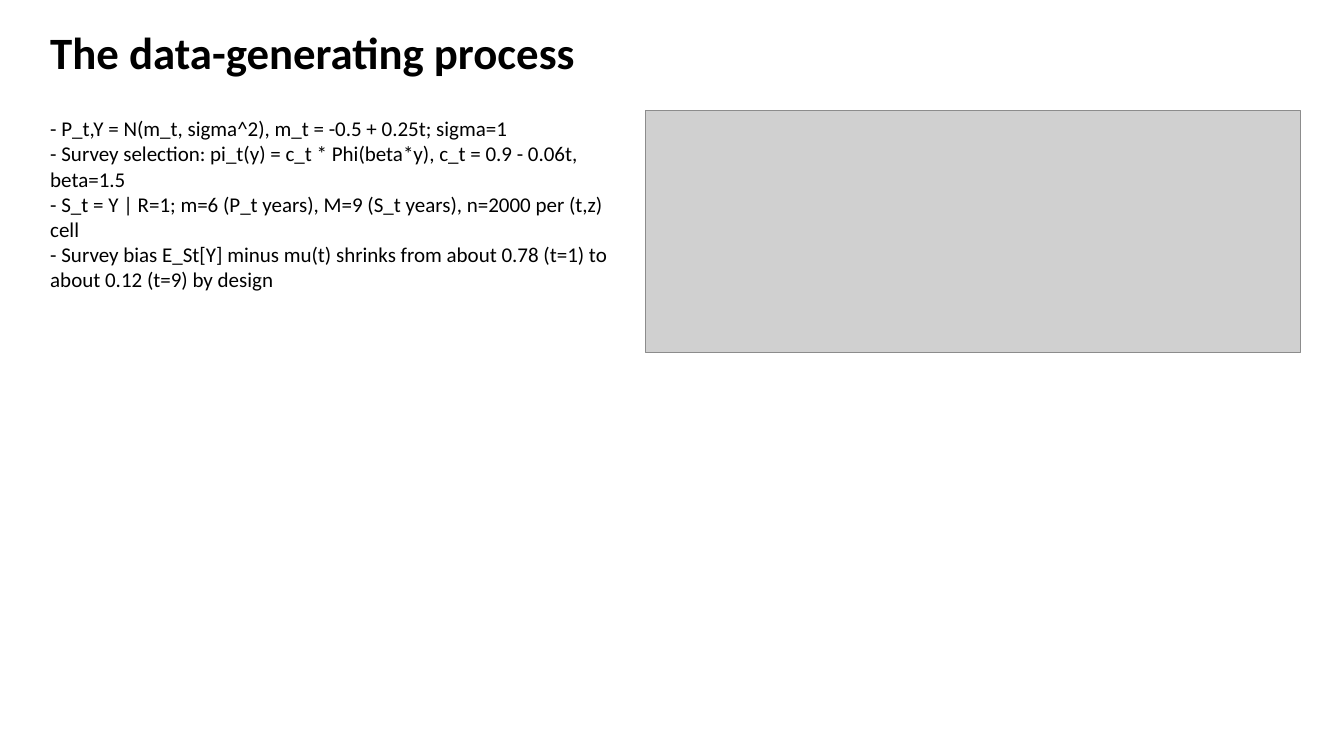
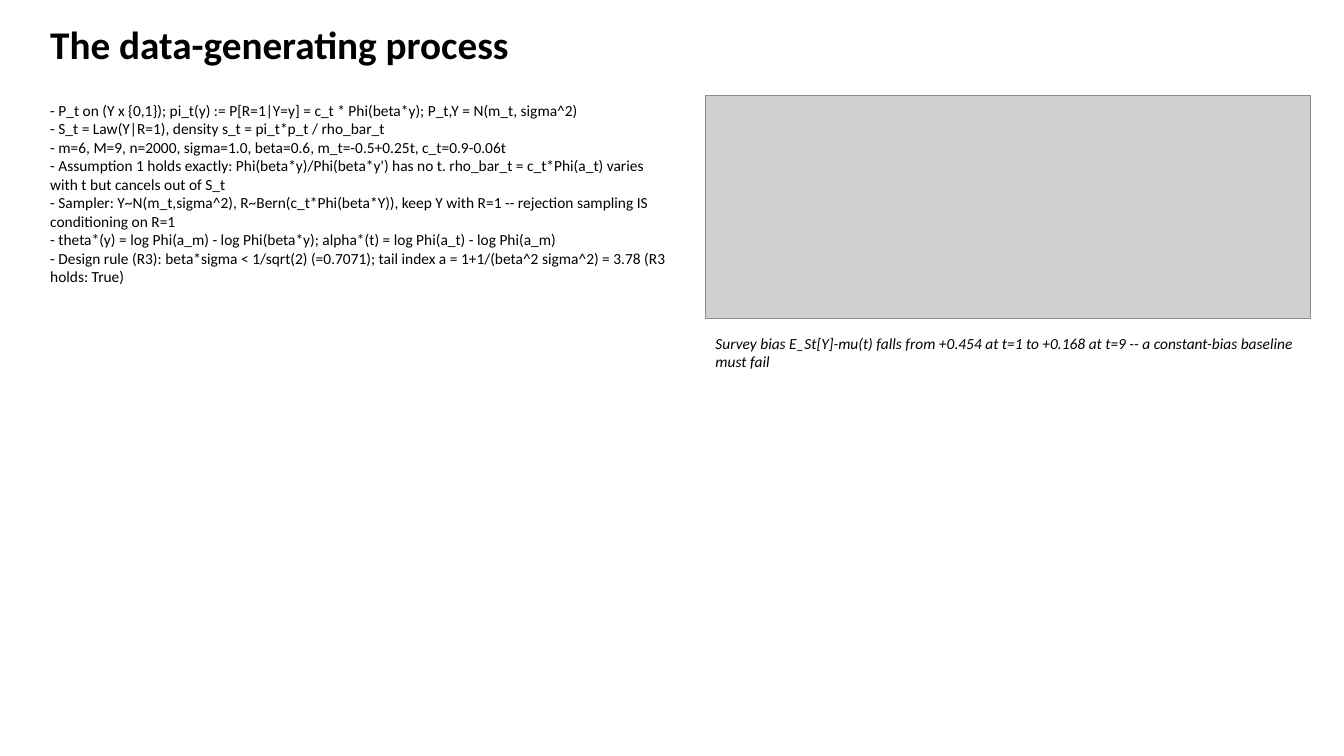
Before and after one commit to vrtja9/PtSt, a slide deck: slide 1 of slides/deck.pptx. Drawn at 1344x756 pixels with LibreOffice and Linux fonts; fonts in the diff are those of the drawing; grey boxes stand for pictures. Boxes give left, top, right and bottom in pixels: in the first picture for what was removed or moved away, otherwise in the second. Text is boxed around its words. In the diff, an @@ line names an element or a change of style, - is before the commit and + after.

```diff
--- a/slides/deck.pptx
+++ b/slides/deck.pptx
@@ text "The data-generating process" at [50, 31, 509, 66]: size 32 to 28 pt @@
@@ text at [50, 105, 665, 284]: text changed; size 15 to 11 pt @@
-- P_t,Y = N(m_t, sigma^2), m_t = -0.5 + 0.25t; sigma=1
-- Survey selection: pi_t(y) = c_t * Phi(beta*y), c_t = 0.9 - 0.06t, beta=1.5
-- S_t = Y | R=1; m=6 (P_t years), M=9 (S_t years), n=2000 per (t,z) cell
-- Survey bias E_St[Y] minus mu(t) shrinks from about 0.78 (t=1) to about 0.12 (t=9) by design
+- P_t on (Y x {0,1}); pi_t(y) := P[R=1|Y=y] = c_t * Phi(beta*y); P_t,Y = N(m_t, sigma^2)
+- S_t = Law(Y|R=1), density s_t = pi_t*p_t / rho_bar_t
+- m=6, M=9, n=2000, sigma=1.0, beta=0.6, m_t=-0.5+0.25t, c_t=0.9-0.06t
+- Assumption 1 holds exactly: Phi(beta*y)/Phi(beta*y') has no t. rho_bar_t = c_t*Phi(a_t) varies with t but cancels out of S_t
+- Sampler: Y~N(m_t,sigma^2), R~Bern(c_t*Phi(beta*Y)), keep Y with R=1 -- rejection sampling IS conditioning on R=1
+- theta*(y) = log Phi(a_m) - log Phi(beta*y); alpha*(t) = log Phi(a_t) - log Phi(a_m)
+- Design rule (R3): beta*sigma < 1/sqrt(2) (=0.7071); tail index a = 1+1/(beta^2 sigma^2) = 3.78 (R3 holds: True)
@@ picture: place and size @@
-picture at [645, 111, 1301, 353]
+picture at [706, 96, 1311, 319]
@@ text added at [715, 338, 1293, 369], 11 pt, text #000000, italic @@
+Survey bias E_St[Y]-mu(t) falls from +0.454 at t=1 to +0.168 at t=9 -- a constant-bias baseline must fail
```
Also in this commit, not shown: 2 slides added, 2 slides removed, 8 other files.
